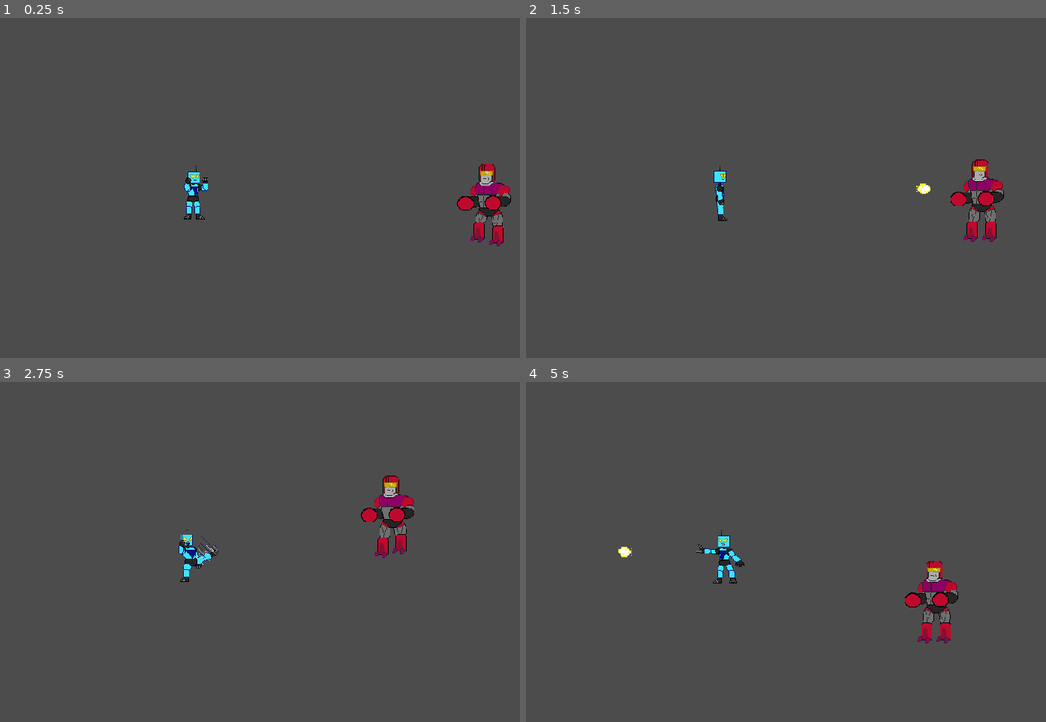
Above: before the commit, frames 1-4 (two rows, left to right).
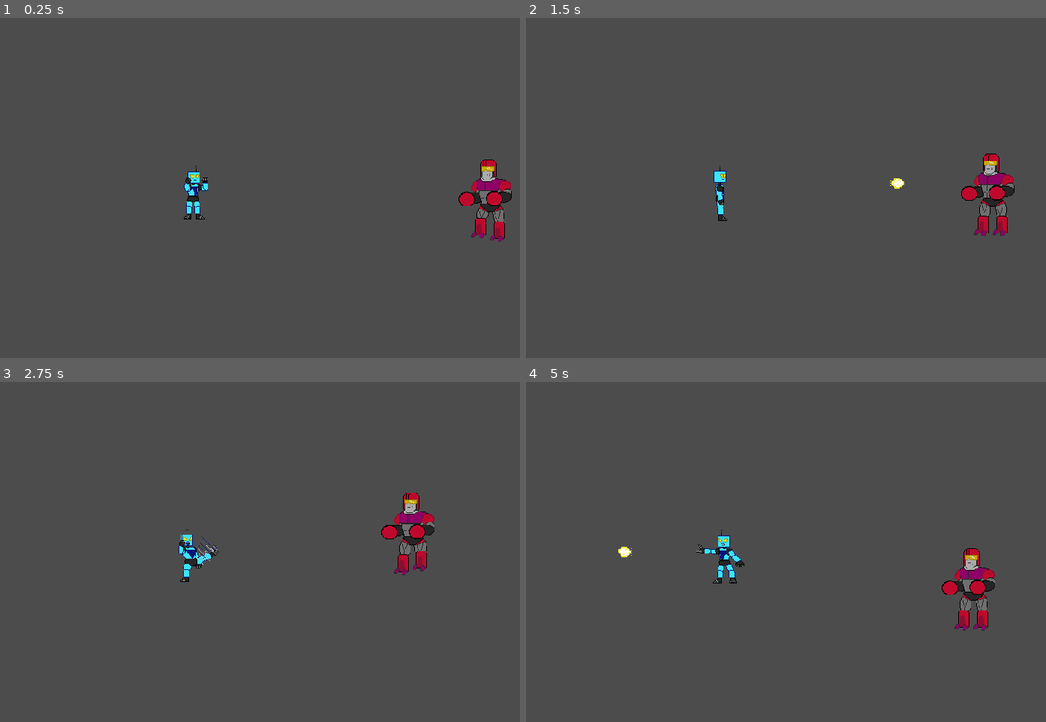
Above: after the commit, the same moments.

Repository: garethdavisrogers/2DFighterClass
Game: Godot game, scene res://Level.tscn
Same seed, same stepped clock (60 frames per second), same inputs: the game is played once before the commit and once after it. The project has no main scene, so this scene is started directly.
Inputs:
- Up to frame 1 (0.25 s): no input
- Up to frame 2 (1.5 s): hold Right (ui_right) 0.53-1.28 s; tap D (blast) at 0.6 s; tap Space (jump) at 0.77 s; tap X (lite_attack) at 0.8, 1.35 s; hold Down (ui_down) from 1.28 s (still down)
- Up to frame 3 (2.75 s): tap Space (jump) at 1.52 s; tap D (blast) at 1.55, 2.1 s; release Down (ui_down) at 2.03 s; hold Right (ui_right) from 2.03 s (still down); tap X (lite_attack) at 2.3 s
- Up to frame 4 (5 s): release Right (ui_right) at 2.78 s; hold Up (ui_up) 2.78-3.53 s; tap Shift (defend) at 2.85 s; tap Space (jump) at 3.02, 3.77, 4.52 s; tap D (blast) at 3.05, 4.55 s; hold Left (ui_left) from 3.53 s (still down); tap Z (heavy_attack) at 3.6 s; tap X (lite_attack) at 3.8, 4.35 s

The runs differ from the first frame. In frame 1, 1.0% of the frame differs, in the area x 87-99%, y 41-68%; in frame 2, 1.9%; in frame 3, 2.1%; in frame 4, 2.4%, in the area x 72-91%, y 48-77%.

Commit message:
enemy seeking more reliably but needs attack protocol

Diff:
--- a/Enemy.gd
+++ b/Enemy.gd
@@ -1,62 +1,72 @@
 extends "res://Fighter.gd"
 
-var attack_range = 100
+var in_melee_attack_range = false
 var target_position = null
-##Vector2 of player coordinates
 var player_detected = false
 ##player_detected is based on enter/exit $Detector signals
 
 func _physics_process(delta):
 	##enemy can only function if not staggered
-	if(stun_timer < 0):
-		if(player_detected):
-			state_machine('seek')
-		if(movedir.x != 0 or movedir.y != 0):
-			anim_switch('walk')
-		match state:
-			'seek':
-				state_seek()
-			'idle':
-				state_idle()
-			'attack':
-				state_attack('lite')
-			'stagger':
-				state_stagger()
-		if(cool_down > -1):
-			cool_down -= delta
+	if(stun_timer > 0):
+		stun_timer -= delta
+	if(player_detected == false):
+		state_machine('idle')
 	else:
-		stun_timer -= delta
+		state_machine('seek')
+	match state:
+		'attack':
+			state_attack('lite')
+		'stagger':
+			state_stagger()
+		'seek':
+			state_seek()
+		'idle':
+			state_idle()
+	if(cool_down > 0):
+		cool_down -= delta
 
 func state_seek():
 	var t = get_player_position()
-	movement_loop()
-	spritedir_loop()
-	var s = self.get_position()
-	var x_distance = abs(s.x - t.x)
-	var y_distance = abs(s.y - t.y)
-	if(x_distance < attack_range and y_distance < attack_range and cool_down < 0):
-		var r = randi()%2 + 1
-		anim_switch(str('lite_attack', r))
-		cool_down = 2
-		state_machine('attack')
-	if(t.x < s.x and x_distance > attack_range):
-		movedir.x = -1
-	elif(t.x > s.x and x_distance > attack_range):
-		movedir.x = 1
+	##if no player is in detect radius, change to idle state
+	if(t != null):
+		in_melee_attack_range = get_is_in_melee_range(t)
+		if(in_melee_attack_range):
+			movedir = Vector2(0, 0)
+			state_machine('attack')
+		else:
+			close_distance(t)
 	else:
-		movedir.x = 0
-	if(t.y < s.y and y_distance > attack_range):
-		movedir.y = -1
-	elif(t.y > s.y and y_distance > attack_range):
-		movedir.y = 1
-	else:
-		movedir.y = 0
+		in_melee_attack_range = false
+		state_machine('idle')
 
 func get_player_position():
 	var bodies = $Detector.get_overlapping_bodies()
 	for body in bodies:
 		if(body.type == 'player'):
 			return body.position
+
+func get_is_in_melee_range(player_pos):
+	var s = self.get_position()
+	var x_distance = abs(s.x - player_pos.x)
+	var y_distance = abs(s.y - player_pos.y)
+	if(x_distance < 100 and y_distance < 0):
+		return true
+	else:
+		return false
+
+func close_distance(player_pos):
+	var s = self.get_position()
+	if(player_pos.x > s.x):
+		movedir.x = 1
+	else:
+		movedir.x = -1
+	if(player_pos.y > s.y):
+		movedir.y = 1
+	else:
+		movedir.y = -1
+	movement_loop()
+	spritedir_loop()
+	anim_switch('walk')
 
 func _on_Detector_body_entered(body):
 	if(body.type == 'player'):
@@ -69,4 +79,5 @@
 	for b in bodies:
 		if(b.type == 'player'):
 			return
-	state_machine('idle')
+	player_detected = false
+	movedir = Vector2(0, 0)
--- a/Enemy.tscn
+++ b/Enemy.tscn
@@ -19,52 +19,16 @@
 "values": [ 0 ]
 }
 tracks/1/type = "value"
-tracks/1/path = NodePath("Body Collider:shape:extents")
-tracks/1/interp = 1
-tracks/1/loop_wrap = true
-tracks/1/imported = false
-tracks/1/enabled = true
-tracks/1/keys = {
-"times": PoolRealArray( 0 ),
-"transitions": PoolRealArray( 1 ),
-"update": 0,
-"values": [ Vector2( 30, 45 ) ]
-}
-tracks/2/type = "value"
-tracks/2/path = NodePath("HitBox/CollisionShape2D:disabled")
-tracks/2/interp = 1
-tracks/2/loop_wrap = true
-tracks/2/imported = false
-tracks/2/enabled = true
-tracks/2/keys = {
-"times": PoolRealArray( 0 ),
-"transitions": PoolRealArray( 1 ),
-"update": 1,
-"values": [ false ]
-}
-tracks/3/type = "value"
-tracks/3/path = NodePath("Sprite/HitCol/HitCollider:disabled")
-tracks/3/interp = 1
-tracks/3/loop_wrap = true
-tracks/3/imported = false
-tracks/3/enabled = true
-tracks/3/keys = {
-"times": PoolRealArray( 0 ),
-"transitions": PoolRealArray( 1 ),
-"update": 1,
-"values": [ true ]
-}
-tracks/4/type = "value"
-tracks/4/path = NodePath(".:type")
-tracks/4/interp = 1
-tracks/4/loop_wrap = true
-tracks/4/imported = false
-tracks/4/enabled = true
-tracks/4/keys = {
-"times": PoolRealArray( 0 ),
-"transitions": PoolRealArray( 1 ),
-"update": 1,
-"values": [ "enemy" ]
+tracks/1/path = NodePath("HitBox/CollisionShape2D:disabled")
+tracks/1/interp = 1
+tracks/1/loop_wrap = true
+tracks/1/imported = false
+tracks/1/enabled = true
+tracks/1/keys = {
+"times": PoolRealArray( 0 ),
+"transitions": PoolRealArray( 1 ),
+"update": 1,
+"values": [ false ]
 }
 
 [sub_resource type="Animation" id=2]
@@ -240,36 +204,12 @@
 "values": [ 6, 7, 8, 7 ]
 }
 tracks/1/type = "value"
-tracks/1/path = NodePath("Body Collider:shape:extents")
-tracks/1/interp = 1
-tracks/1/loop_wrap = true
-tracks/1/imported = false
-tracks/1/enabled = true
-tracks/1/keys = {
-"times": PoolRealArray( 0 ),
-"transitions": PoolRealArray( 1 ),
-"update": 0,
-"values": [ Vector2( 30, 45 ) ]
-}
-tracks/2/type = "value"
-tracks/2/path = NodePath("Sprite/HitCol/HitCollider:disabled")
-tracks/2/interp = 1
-tracks/2/loop_wrap = true
-tracks/2/imported = false
-tracks/2/enabled = true
-tracks/2/keys = {
-"times": PoolRealArray( 0 ),
-"transitions": PoolRealArray( 1 ),
-"update": 1,
-"values": [ true ]
-}
-tracks/3/type = "value"
-tracks/3/path = NodePath("HitBox/CollisionShape2D:disabled")
-tracks/3/interp = 1
-tracks/3/loop_wrap = true
-tracks/3/imported = false
-tracks/3/enabled = true
-tracks/3/keys = {
+tracks/1/path = NodePath("HitBox/CollisionShape2D:disabled")
+tracks/1/interp = 1
+tracks/1/loop_wrap = true
+tracks/1/imported = false
+tracks/1/enabled = true
+tracks/1/keys = {
 "times": PoolRealArray( 0 ),
 "transitions": PoolRealArray( 1 ),
 "update": 1,
@@ -285,10 +225,13 @@
 script = ExtResource( 3 )
 speed = 50
 
+[node name="Body Collider" parent="." index="0"]
+visible = false
+
 [node name="Sprite" parent="." index="2"]
 texture = ExtResource( 2 )
 hframes = 15
-frame = 0
+frame = 7
 
 [node name="anim" type="AnimationPlayer" parent="." index="3"]
 anims/idle = SubResource( 1 )
--- a/Fighter.tscn
+++ b/Fighter.tscn
@@ -4,7 +4,7 @@
 [ext_resource path="res://Fighter.gd" type="Script" id=2]
 
 [sub_resource type="RectangleShape2D" id=1]
-extents = Vector2( 30, 45 )
+extents = Vector2( 15, 30 )
 
 [sub_resource type="RectangleShape2D" id=2]
 
--- a/Player.tscn
+++ b/Player.tscn
@@ -66,18 +66,6 @@
 "transitions": PoolRealArray( 1 ),
 "update": 0,
 "values": [ Vector2( 40, -10 ) ]
-}
-tracks/5/type = "value"
-tracks/5/path = NodePath("Sprite/HitCol/HitCollider:disabled")
-tracks/5/interp = 1
-tracks/5/loop_wrap = true
-tracks/5/imported = false
-tracks/5/enabled = true
-tracks/5/keys = {
-"times": PoolRealArray( 0 ),
-"transitions": PoolRealArray( 1 ),
-"update": 1,
-"values": [ true ]
 }
 
 [sub_resource type="Animation" id=2]
@@ -447,18 +435,6 @@
 "update": 0,
 "values": [ Vector2( 15, 30 ) ]
 }
-tracks/3/type = "value"
-tracks/3/path = NodePath("Sprite/HitCol/HitCollider:disabled")
-tracks/3/interp = 1
-tracks/3/loop_wrap = true
-tracks/3/imported = false
-tracks/3/enabled = true
-tracks/3/keys = {
-"times": PoolRealArray( 0 ),
-"transitions": PoolRealArray( 1 ),
-"update": 1,
-"values": [ true ]
-}
 
 [sub_resource type="Animation" id=8]
 step = 0.25
@@ -856,30 +832,6 @@
 "update": 0,
 "values": [ Vector2( -60, 0 ) ]
 }
-tracks/2/type = "value"
-tracks/2/path = NodePath("Body Collider:shape:extents")
-tracks/2/interp = 1
-tracks/2/loop_wrap = true
-tracks/2/imported = false
-tracks/2/enabled = true
-tracks/2/keys = {
-"times": PoolRealArray( 0 ),
-"transitions": PoolRealArray( 1 ),
-"update": 0,
-"values": [ Vector2( 15, 30 ) ]
-}
-tracks/3/type = "value"
-tracks/3/path = NodePath("Sprite/HitCol/HitCollider:disabled")
-tracks/3/interp = 1
-tracks/3/loop_wrap = true
-tracks/3/imported = false
-tracks/3/enabled = true
-tracks/3/keys = {
-"times": PoolRealArray( 0 ),
-"transitions": PoolRealArray( 1 ),
-"update": 1,
-"values": [ true ]
-}
 
 [sub_resource type="Animation" id=15]
 resource_name = "stagger"
@@ -983,30 +935,6 @@
 "transitions": PoolRealArray( 1 ),
 "update": 0,
 "values": [ Vector2( -60, 0 ) ]
-}
-tracks/2/type = "value"
-tracks/2/path = NodePath("Body Collider:shape:extents")
-tracks/2/interp = 1
-tracks/2/loop_wrap = true
-tracks/2/imported = false
-tracks/2/enabled = true
-tracks/2/keys = {
-"times": PoolRealArray( 0 ),
-"transitions": PoolRealArray( 1 ),
-"update": 0,
-"values": [ Vector2( 15, 30 ) ]
-}
-tracks/3/type = "value"
-tracks/3/path = NodePath("Sprite/HitCol/HitCollider:disabled")
-tracks/3/interp = 1
-tracks/3/loop_wrap = true
-tracks/3/imported = false
-tracks/3/enabled = true
-tracks/3/keys = {
-"times": PoolRealArray( 0 ),
-"transitions": PoolRealArray( 1 ),
-"update": 1,
-"values": [ true ]
 }
 
 [node name="Player" groups=[
@@ -1045,6 +973,9 @@
 position = Vector2( -55, 0 )
 frame = 5
 
+[node name="blast_spawn" parent="Sprite" index="0"]
+position = Vector2( 40, -10 )
+
 [node name="HitBox" parent="." index="5" groups=[
 "player",
 ]]
